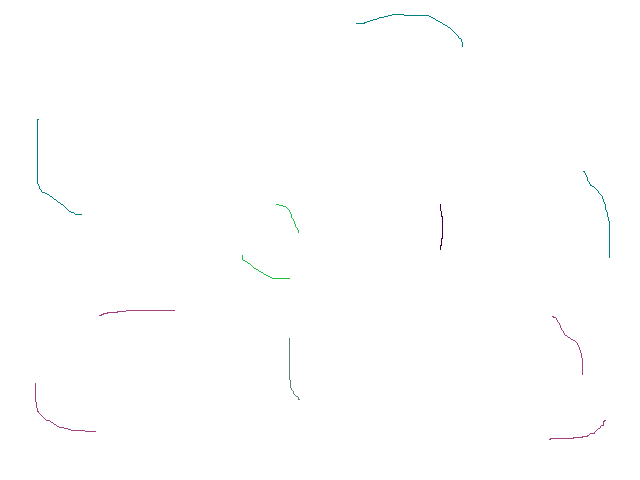
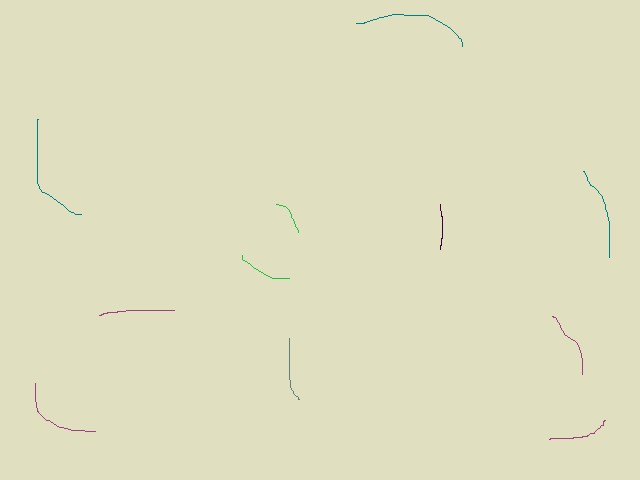
Revision of a layered 640×480 image; what changed, layer by layer:
painted on "Background" over [0, 0, 640, 480]
painted on "41_randomLow.png" over [0, 0, 640, 480]
